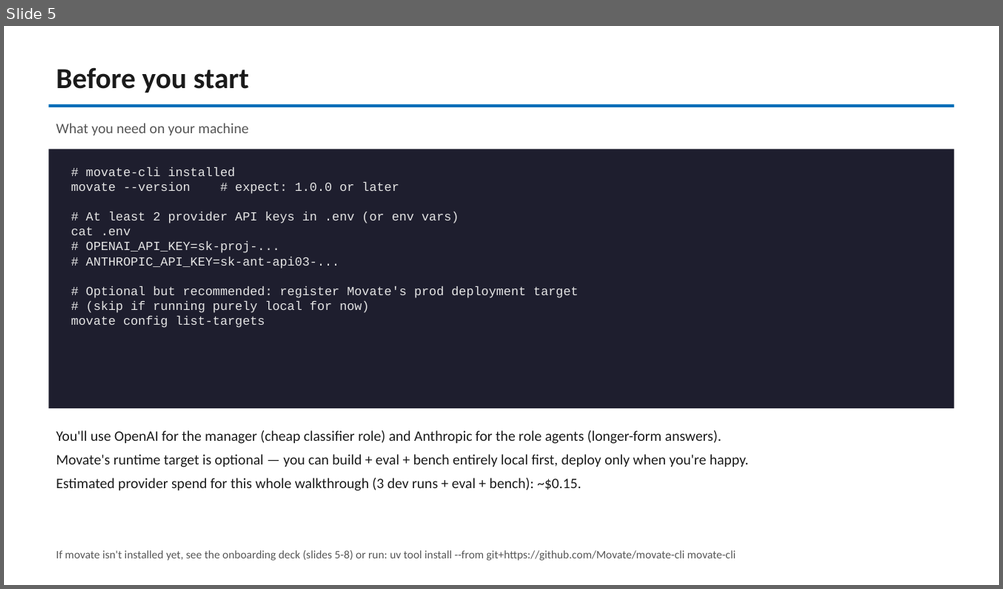
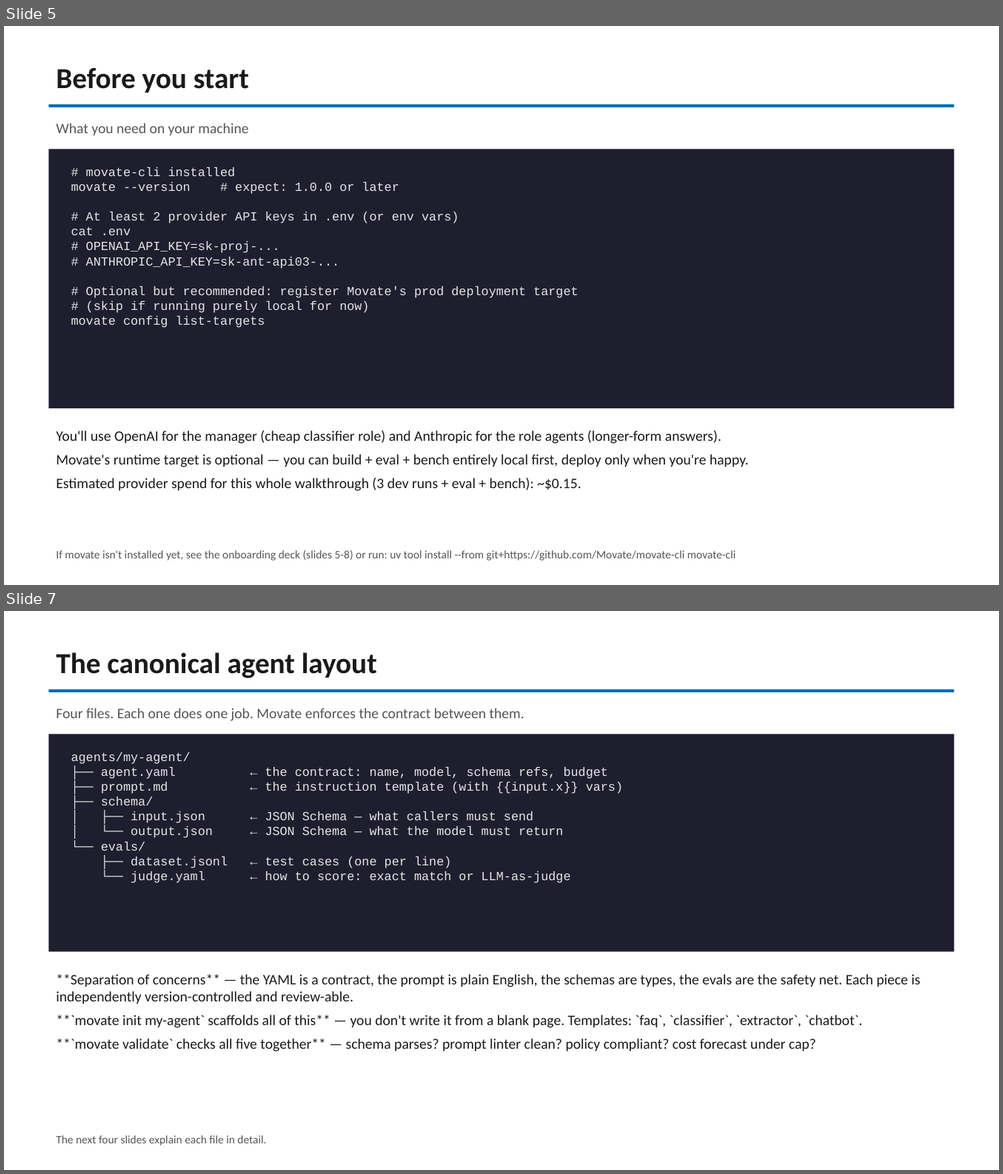
Before and after one commit to mova-io/mova-cli, a slide deck: docs/movate-cli-demo-deck.pptx. Shown one above the other, each under a label of ours: slide 5 before the commit, slides 5 and 7 after it; the slides between them are not shown. The pictures are 1003x589 and 1003x1174 pixels, drawn with LibreOffice and Linux fonts; fonts in the diff are those of the drawing. Boxes give left, top, right and bottom in pixels: in the first picture for what was removed or moved away, otherwise in the second. Text is boxed around its words. In the diff, an @@ line names an element or a change of style, - is before the commit and + after.

```diff
--- a/docs/movate-cli-demo-deck.pptx
+++ b/docs/movate-cli-demo-deck.pptx
@@ slide 7 added at bbox=[4, 611, 999, 1170], background #FFFFFF @@
@@ text added at bbox=[56, 652, 377, 678], 28 pt, text #1A1A1A, bold @@
+The canonical agent layout
@@ rectangle added at bbox=[48, 689, 954, 692], fill #006EB8 @@
@@ text added at bbox=[56, 708, 524, 721], 14 pt, text #555555 @@
+Four files. Each one does one job. Movate enforces the contract between them.
@@ rectangle added at bbox=[48, 734, 954, 952], fill #1E1E2E @@
@@ text added at bbox=[71, 752, 623, 883], 12 pt, text #E6E6E6 @@
+agents/my-agent/
+├── agent.yaml ← the contract: name, model, schema refs, budget
+├── prompt.md ← the instruction template (with {{input.x}} vars)
+├── schema/
+│ ├── input.json ← JSON Schema — what callers must send
+│ └── output.json ← JSON Schema — what the model must return
+└── evals/
+├── dataset.jsonl ← test cases (one per line)
+└── judge.yaml ← how to score: exact match or LLM-as-judge
@@ text added at bbox=[56, 974, 920, 1052], 14 pt, text #1A1A1A @@
+**Separation of concerns** — the YAML is a contract, the prompt is plain English, the schemas are types, the evals are the safety net. Each piece is independently version-controlled and review-able.
+**`movate init my-agent` scaffolds all of this** — you don't write it from a blank page. Templates: `faq`, `classifier`, `extractor`, `chatbot`.
+**`movate validate` checks all five together** — schema parses? prompt linter clean? policy compliant? cost forecast under cap?
@@ text added at bbox=[56, 1136, 266, 1146], 11 pt, text #555555 @@
+The next four slides explain each file in detail.
```
Also in this commit, not shown: 5 other slides added, 1 other file.
